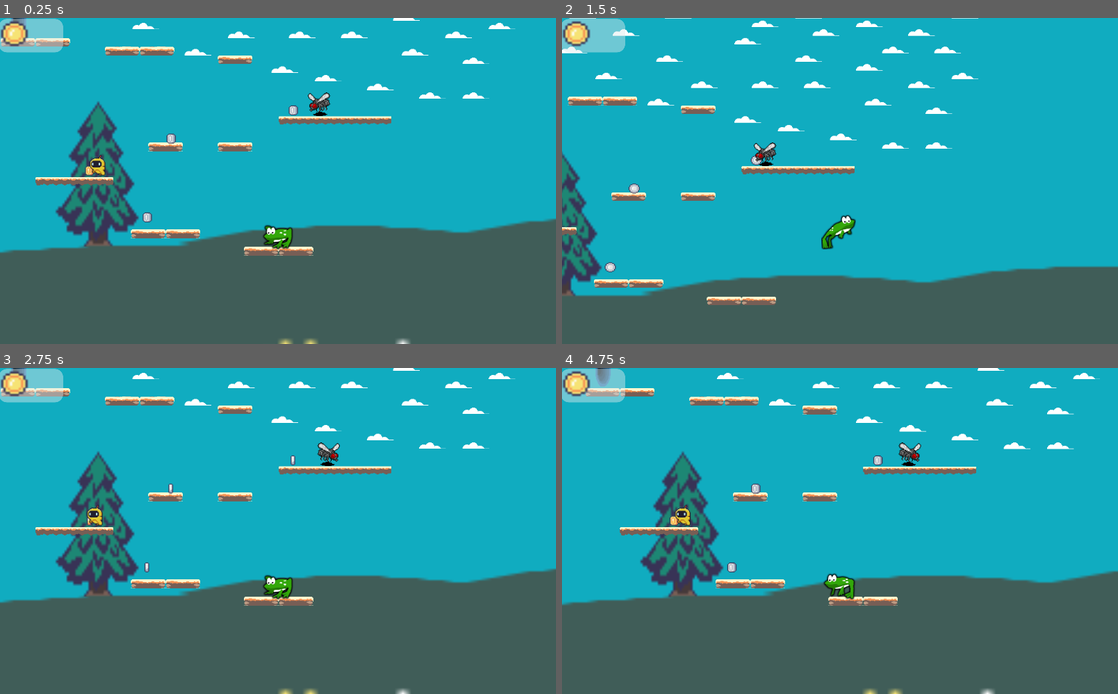
Above: before the commit, frames 1-4 (two rows, left to right).
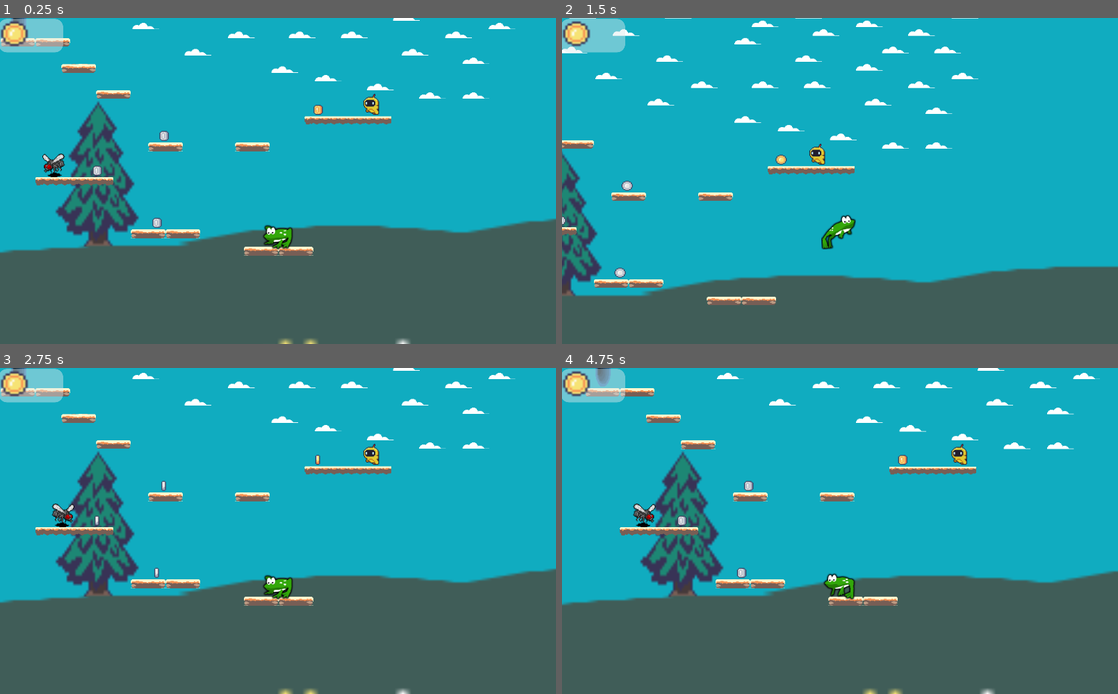
Above: after the commit, the same moments.

Repository: gabymuise/AdventurousFrog
Game: Godot game, scene res://Worlds/Easy/World3.tscn
Same seed, same stepped clock (60 frames per second), same inputs: the game is played once before the commit and once after it. This scene is started directly instead of the project's main scene.
Inputs:
- Up to frame 1 (0.25 s): no input
- Up to frame 2 (1.5 s): hold D (ui_right) from 0.53 s (still down); tap Space (jump) at 0.77 s
- Up to frame 3 (2.75 s): tap Space (jump) at 1.52 s; release D (ui_right) at 2.03 s; hold A (ui_left) from 2.03 s (still down)
- Up to frame 4 (4.75 s): release A (ui_left) at 2.78 s; hold D (ui_right) 2.78-4.28 s; tap Space (jump) at 3.02, 3.77, 4.52 s; hold A (ui_left) from 4.28 s (still down)

The runs differ from the first frame. In frame 1, 2.1% of the frame differs, in the area x 7-69%, y 8-65%; in frame 2, 1.6%; in frame 3, 2.0%; in frame 4, 2.1%, in the area x 12-73%, y 8-65%.

Commit message:
Save coin Singleton

Diff:
--- a/Collectors/Coinx2.gd
+++ b/Collectors/Coinx2.gd
@@ -6,9 +6,6 @@
 
 func _on_Coin2D_body_entered(body):
 	if body.get_name() == "Player":
-		# Llamar al método de la clase padre
-		# Esto garantiza que cualquier funcionalidad adicional del padre se ejecute
-		# También puedes usar "coin_value" para evitar duplicar el código
 		CoinManager.add_coin(coin_value * 2)  # Sumar 2 monedas
 		body.add_Coin()
 		emit_signal("coinCollected")
--- a/Main/Menu.gd
+++ b/Main/Menu.gd
@@ -2,7 +2,7 @@
 
 func _on_Play_pressed():
 	# Limpiar las monedas al iniciar una nueva partida
-	CoinManager.reset_coins()
+	CoinManager.reset_level_coins()
 	# Cambiar a la escena principal del juego
 	get_tree().change_scene("res://Worlds/Easy/World1.tscn")
 
--- a/Player/player.gd
+++ b/Player/player.gd
@@ -65,11 +65,14 @@
 	if direction_horizontal != 0:
 		$Sprite.flip_h = direction_horizontal > 0
 
+# Función para añadir monedas al jugador
 func add_Coin():
 	var canvasLayer = get_tree().get_root().find_node("CanvasLayer", true, false)
 	if canvasLayer:
 		canvasLayer.handleCoinCollected()
 
+# Función para perder una vida y reiniciar el nivel actual
 func _loseLife():
-	print("reinicia nivel")
-	get_tree().reload_current_scene()
+	print("Reinicia nivel")
+	CoinManager.on_player_death()  # Reinicia las monedas del nivel actual
+	get_tree().reload_current_scene()  # Reinicia la escena actual
--- a/Singleton/CoinManager.gd
+++ b/Singleton/CoinManager.gd
@@ -1,18 +1,73 @@
 extends Node
 
-var total_coins = 0
+const COIN_FILEPATH = "user://coins.data"
 
-# Función para agregar monedas
-# Si no se pasa ningún valor, sumará 1 moneda por defecto
+var total_coins = 0       # Total de monedas recolectadas a través de niveles
+var level_coins = 0       # Monedas recolectadas en el nivel actual
+var current_level = 1     # Nivel actual
+
+# Función para agregar monedas en el nivel actual
 func add_coin(amount: int = 1) -> void:
-	total_coins += amount
-	print("Total coins: ", total_coins)
+	level_coins += amount
+	print("Monedas recolectadas en el nivel ", current_level, ": ", level_coins)
 
-# Función para obtener la cantidad de monedas actuales
+# Función para obtener el total de monedas
 func get_total_coins() -> int:
-	return total_coins
+	return total_coins + level_coins
 
-# Función para reiniciar las monedas recolectadas
-func reset_coins() -> void:
-	total_coins = 0
-	print("Coins reset to: ", total_coins)
+# Función para reiniciar las monedas del nivel actual (por muerte)
+func reset_level_coins() -> void:
+	level_coins = 0
+	print("Monedas reiniciadas en el nivel ", current_level, ": ", level_coins)
+
+# Función para pasar al siguiente nivel
+func level_completed() -> void:
+	total_coins += level_coins
+	print("Nivel ", current_level, " completado. Monedas totales: ", total_coins)
+	# Reiniciar las monedas del nivel actual y aumentar el nivel
+	level_coins = 0
+	current_level += 1
+	_update_file()  # Guardamos los datos
+
+# Función para cargar los datos de monedas desde un archivo
+func load_coins_data() -> void:
+	var coin_data = _load_file(COIN_FILEPATH)
+	if coin_data.has("coins") and coin_data.has("level"):
+		total_coins = coin_data["coins"]
+		current_level = coin_data["level"]
+		print("Datos cargados. Monedas: ", total_coins, " Nivel actual: ", current_level)
+	else:
+		print("No se encontraron datos o los datos son inválidos. Comenzando con 0 monedas.")
+		_update_file()  # Creamos el archivo si no existe
+
+# Función interna para actualizar los datos en el archivo
+func _update_file() -> void:
+	var coin_data = { "coins": total_coins, "level": current_level }
+	_save_file(COIN_FILEPATH, coin_data)
+
+# Función para gestionar la muerte
+func on_player_death() -> void:
+	reset_level_coins()
+
+# Guardar y cargar archivos
+func _save_file(filepath: String, data: Dictionary) -> void:
+	var file = File.new()
+	if file.open(filepath, File.WRITE) == OK:
+		file.store_var(data)
+		file.close()
+	else:
+		print("Error: No se pudo guardar el archivo en ", filepath)
+
+func _load_file(filepath: String) -> Dictionary:
+	var file = File.new()
+	if file.file_exists(filepath):
+		if file.open(filepath, File.READ) == OK:
+			var data = file.get_var()
+			file.close()
+			return data
+		else:
+			print("Error: No se pudo leer el archivo en ", filepath)
+			return {}
+	else:
+		print("El archivo no existe: ", filepath)
+		return {}
--- a/Worlds/Easy/World2.tscn
+++ b/Worlds/Easy/World2.tscn
@@ -238,7 +238,7 @@
 cell_size = Vector2( 16, 16 )
 collision_layer = 4
 format = 1
-tile_data = PoolIntArray( -1179660, 32, 0, -1179651, 31, 0,  …(582 unchanged characters)… , -393226, 34, 0, -458737, 34, 0, -327683, 33, 0, -393215, 33, 0, -393194, 34, 0, -327680, 34, 0, …(693 unchanged characters)…
+tile_data = PoolIntArray( -1179660, 32, 0, -1179651, 31, 0,  …(582 unchanged characters)… , -393226, 34, 0, -458737, 34, 0, -327682, 33, 0, -393194, 34, 0, -327680, 34, 0, …(693 unchanged characters)…
 
 [node name="Portal" parent="." instance=ExtResource( 13 )]
 position = Vector2( -427, -107 )
--- a/Worlds/Easy/World3.tscn
+++ b/Worlds/Easy/World3.tscn
@@ -240,7 +240,7 @@
 cell_size = Vector2( 16, 16 )
 collision_layer = 4
 format = 1
-tile_data = PoolIntArray( -1179660, 32, 0, -1179651, 31, 0,  …(517 unchanged characters)… 0, -458783, 33, 0, -458779, 33, 0, -393235, 33, 0, -393231, 33, 0, -393226, 34, 0, -458737, 34, 0, -327686, 33, 0, -393194, 34, 0, -327680, 34, 0, -262139, 34, 0, -196598, 8, 0, -196597, 34, 0, -196596, 10, 0, -196595, 11, 0, -196594, 12, 0, -196593, 13, 0, -196592, 14, 0, -131063, 15, 0, -131062, 16, 0, -131061, 17, 0, -131060, 18, 0, -131059, 19, 0, -131058, 20, 0, -131057, 21, 0, -131056, 22, 0, -131055, 34, 0, -131050, 34, 0, -65525, 23, 0, -65524, 24, 0, -65523, 25, 0, -65522, 26, 0, -65521, 27, 0, 13, 28, 0, 14, 29, 0, 65537, 4, 0, 65538, 3, 0, 65539, 3, 0, 65540, 3, 0, 65541, 3, 0, 65542, 3, 0, 65543, 3, 0, 65544, 3, 0, 65545, 3, 0, 65546, 3, 0, 65547, 3, 0, 65548, 3, 0, 65549, 3, 0, 327666, 33, 0, 327674, 33, 0, 589797, 4, 0, 589798, 3, 0, 589 …(157 unchanged characters)…
+tile_data = PoolIntArray( -1179660, 32, 0, -1179651, 31, 0,  …(517 unchanged characters)… 0, -458783, 33, 0, -458779, 33, 0, -393226, 34, 0, -458737, 34, 0, -393194, 34, 0, -262168, 33, 0, -327680, 34, 0, -262139, 34, 0, -196598, 8, 0, -196597, 34, 0, -196596, 10, 0, -196595, 11, 0, -196594, 12, 0, -196593, 13, 0, -196592, 14, 0, -65556, 33, 0, -131063, 15, 0, -131062, 16, 0, -131061, 17, 0, -131060, 18, 0, -131059, 19, 0, -131058, 20, 0, -131057, 21, 0, -131056, 22, 0, -131055, 34, 0, -131050, 34, 0, -65525, 23, 0, -65524, 24, 0, -65523, 25, 0, -65522, 26, 0, -65521, 27, 0, 13, 28, 0, 14, 29, 0, 65540, 4, 0, 65541, 3, 0, 65542, 3, 0, 65543, 3, 0, 65544, 3, 0, 65545, 3, 0, 65546, 3, 0, 65547, 3, 0, 65548, 3, 0, 65549, 3, 0, 327666, 33, 0, 327676, 33, 0, 589797, 4, 0, 589798, 3, 0, 589 …(157 unchanged characters)…
 
 [node name="Portal" parent="." instance=ExtResource( 13 )]
 position = Vector2( -503, -120 )
@@ -248,16 +248,16 @@
 scale = Vector2( 1, -1 )
 
 [node name="Coin" parent="." instance=ExtResource( 8 )]
-position = Vector2( -224, 202 )
+position = Vector2( -206, 212 )
 
 [node name="Coin3" parent="." instance=ExtResource( 8 )]
-position = Vector2( 45, 5 )
+position = Vector2( -316, 116 )
 
 [node name="Coin4" parent="." instance=ExtResource( 8 )]
-position = Vector2( -180, 57 )
+position = Vector2( -193, 52 )
 
 [node name="Coin5" parent="." instance=ExtResource( 16 )]
-position = Vector2( -332, 116 )
+position = Vector2( 89, 4 )
 
 [node name="Area2D" type="Area2D" parent="."]
 position = Vector2( 506, 292 )
@@ -268,10 +268,10 @@
 shape = SubResource( 13 )
 
 [node name="EnemyBlowfly" parent="." instance=ExtResource( 11 )]
-position = Vector2( 97, -5 )
+position = Vector2( -392, 106 )
 
 [node name="EnemyRobot" parent="." instance=ExtResource( 15 )]
-position = Vector2( -310, 108 )
+position = Vector2( 195, -5 )
 
 [node name="Player" parent="." instance=ExtResource( 7 )]
 position = Vector2( 13, 224 )
--- a/Worlds/Portal.gd
+++ b/Worlds/Portal.gd
@@ -8,6 +8,7 @@
 		if current_level.has_method("get_next_level"):
 			var next_level_scene = current_level.get_next_level()
 			if next_level_scene != "" and ResourceLoader.exists(next_level_scene):
+				CoinManager.level_completed()  # Marcar el nivel como completado
 				get_tree().change_scene(next_level_scene)
 			else:
 				print("No se encontró el siguiente nivel. Volviendo al menú principal.")
--- a/Worlds/ZoneFall.gd
+++ b/Worlds/ZoneFall.gd
@@ -3,5 +3,6 @@
 # Detecta si el jugador ha caído en una zona de caída
 func _on_Area2D_body_entered(body):
 	if body.is_in_group("Players"):
-		print("Caiste")
-		get_tree().reload_current_scene()
+		print("Caíste en una zona de caída")
+		CoinManager.on_player_death()  # Reinicia las monedas del nivel actual
+		body._loseLife()  # Reinicia la escena actual (nivel)
